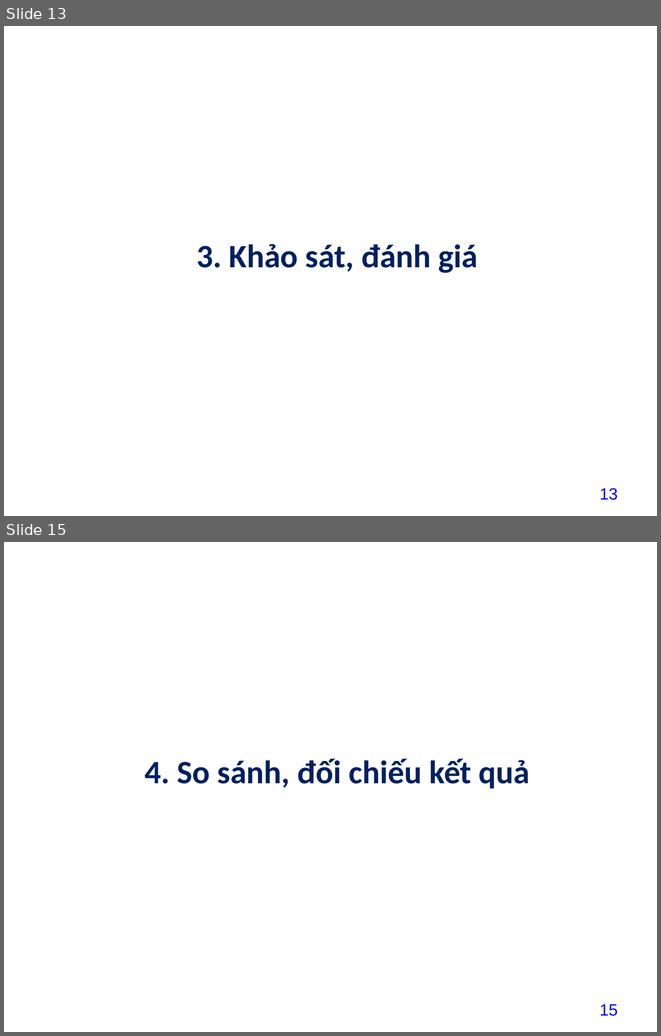
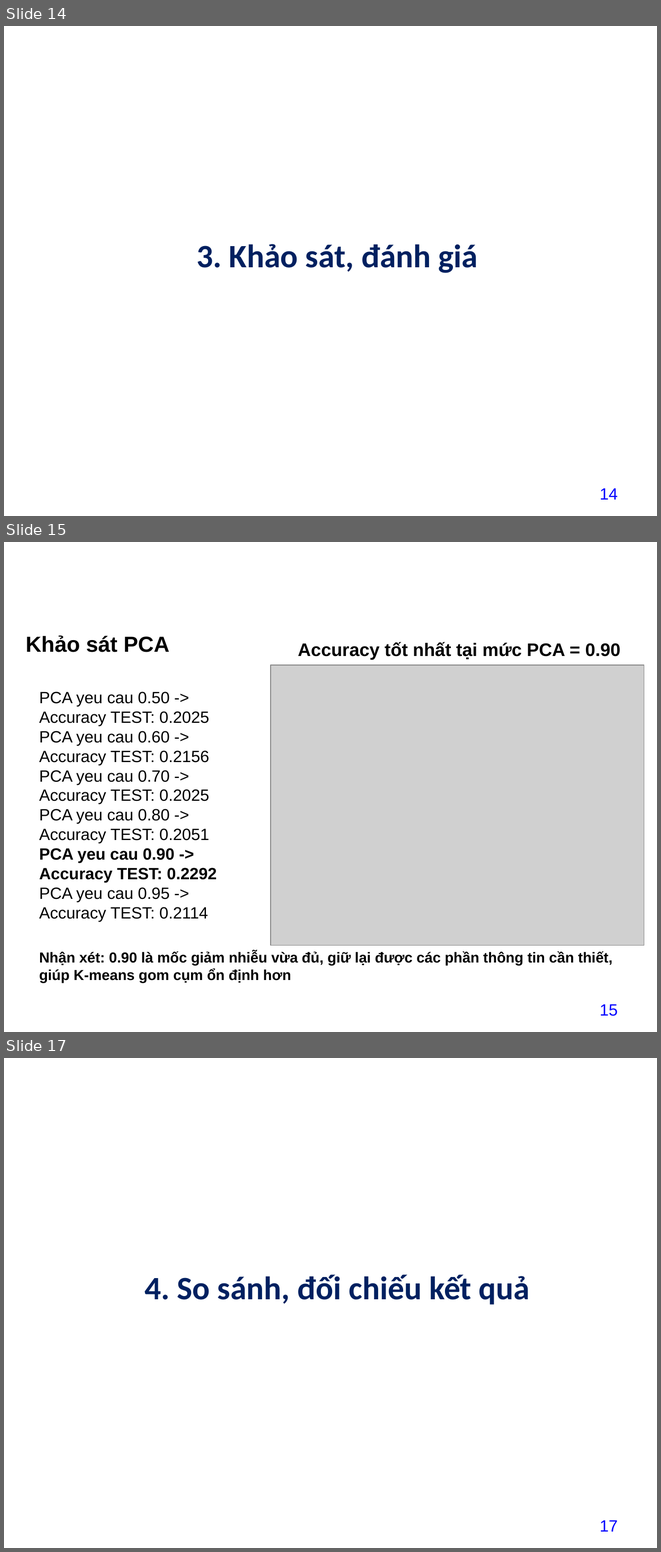
Before and after one commit to datdatnguyen2609/datdatnguyen2609, a slide deck: project/baitaplon/13_NguyenThanhDat211440519_baitaplon.pptx. Shown one above the other, each under a label of ours: slides 13 and 15 before the commit, slides 14, 15 and 17 after it; the slides between them are not shown. The pictures are 661x1036 and 661x1552 pixels, drawn with LibreOffice and Linux fonts; fonts in the diff are those of the drawing; grey boxes stand for pictures; background and template pictures are left out. Boxes give left, top, right and bottom in pixels: in the first picture for what was removed or moved away, otherwise in the second. Text is boxed around its words. In the diff, an @@ line names an element or a change of style, - is before the commit and + after.

```diff
--- a/project/baitaplon/13_NguyenThanhDat211440519_baitaplon.pptx
+++ b/project/baitaplon/13_NguyenThanhDat211440519_baitaplon.pptx
@@ slide 15 added at box(4, 542, 657, 1032), background picture (left out) @@
@@ title added at box(19, 560, 291, 603), 32 pt, text #FFFFFF, bold @@
+3. Khảo sát, đánh giá
@@ text added at box(26, 635, 170, 652), 24 pt, text #000000, bold @@
+Khảo sát PCA
@@ text added at box(298, 642, 621, 659), 20 pt, text #000000, bold @@
+Accuracy tốt nhất tại mức PCA = 0.90
@@ picture added at box(271, 665, 644, 945) @@
@@ text added at box(39, 691, 217, 921), 18 pt, text #000000 @@
+PCA yeu cau 0.50 -> Accuracy TEST: 0.2025
+PCA yeu cau 0.60 -> Accuracy TEST: 0.2156
+PCA yeu cau 0.70 -> Accuracy TEST: 0.2025
+PCA yeu cau 0.80 -> Accuracy TEST: 0.2051
+PCA yeu cau 0.90 -> Accuracy TEST: 0.2292
+PCA yeu cau 0.95 -> Accuracy TEST: 0.2114
@@ text added at box(39, 951, 612, 983), 16 pt, text #000000, bold @@
+Nhận xét: 0.90 là mốc giảm nhiễu vừa đủ, giữ lại được các phần thông tin cần thiết, giúp K-means gom cụm ổn định hơn
@@ page number added at box(600, 1004, 618, 1016), 18 pt, text #0000FF @@
+15
@@ what was slide 13 is now slide 14 @@
@@ page number at box(600, 488, 618, 499): text changed @@
-13
+14
@@ what was slide 15 is now slide 17 @@
@@ page number at box(600, 1520, 618, 1531): text changed @@
-15
+17
```
Also in this commit, not shown: 1 slide changed, 2 other slides added, 1 slide removed, 13 other files.
